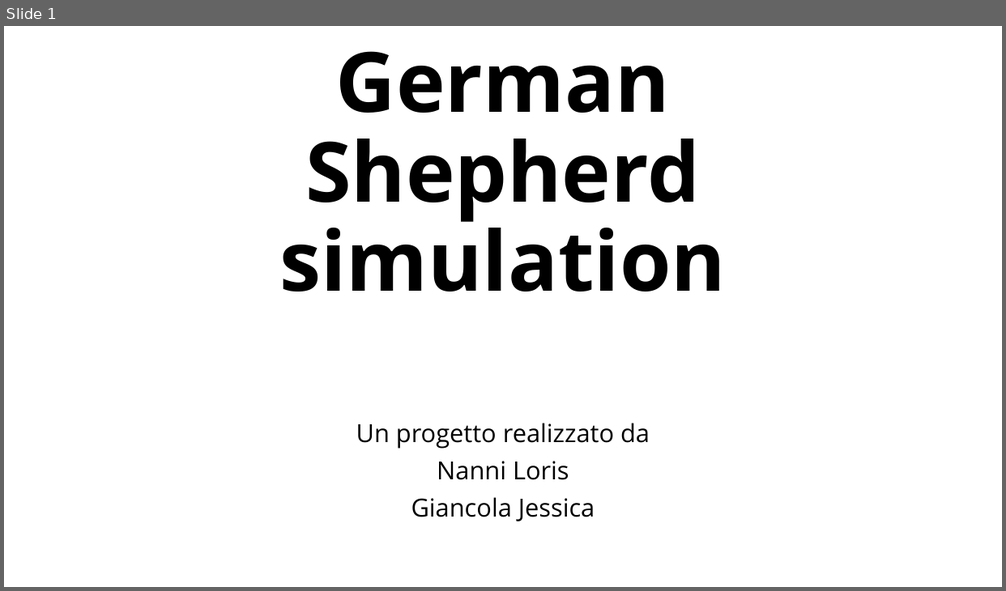
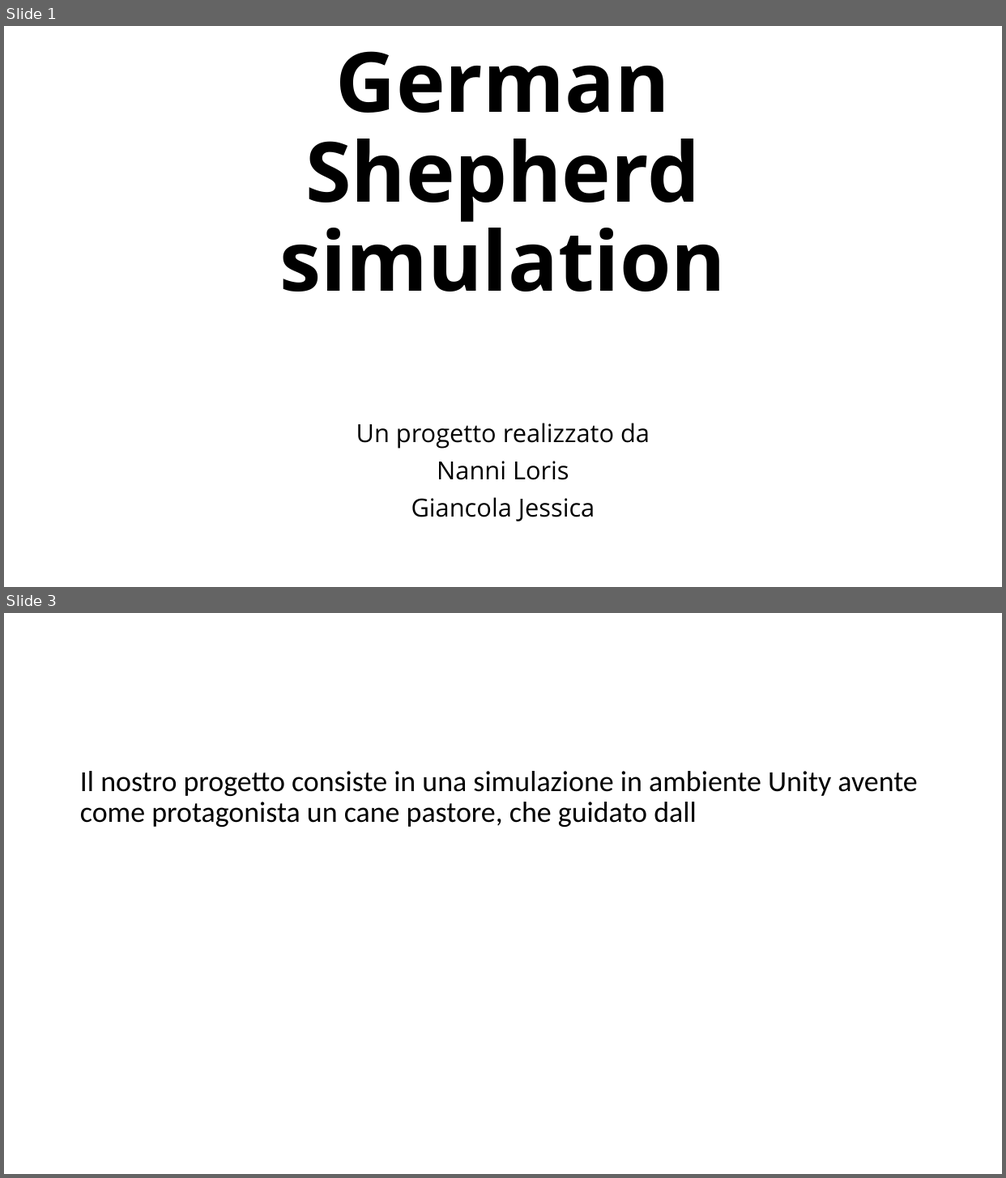
Before and after one commit to LorisNanni91/ProgettoRobotica, a slide deck: Presentazione progetto.pptx. Shown one above the other, each under a label of ours: slide 1 before the commit, slides 1 and 3 after it; the slides between them are not shown. The pictures are 1006x591 and 1006x1178 pixels, drawn with LibreOffice and Linux fonts; fonts in the diff are those of the drawing. Boxes give left, top, right and bottom in pixels: in the first picture for what was removed or moved away, otherwise in the second. Text is boxed around its words. In the diff, an @@ line names an element or a change of style, - is before the commit and + after.

```diff
--- a/Presentazione progetto.pptx
+++ b/Presentazione progetto.pptx
@@ slide 3 added at (4, 613, 1002, 1174), background #FFFFFF @@
@@ text added at (80, 771, 917, 827), 28 pt, text #000000 @@
+Il nostro progetto consiste in una simulazione in ambiente Unity avente come protagonista un cane pastore, che guidato dall
```
Also in this commit, not shown: 1 other slide added, 8 other files.
